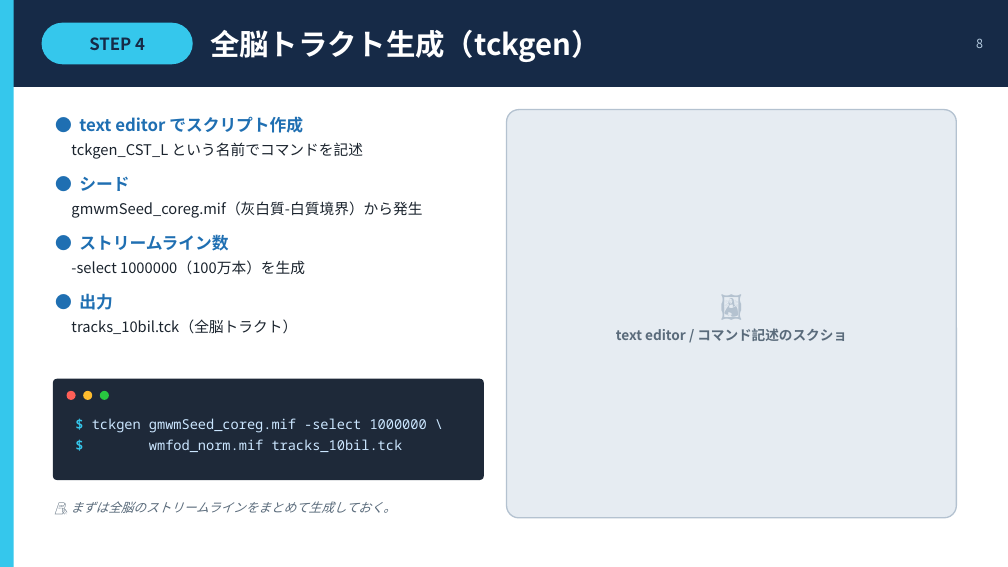
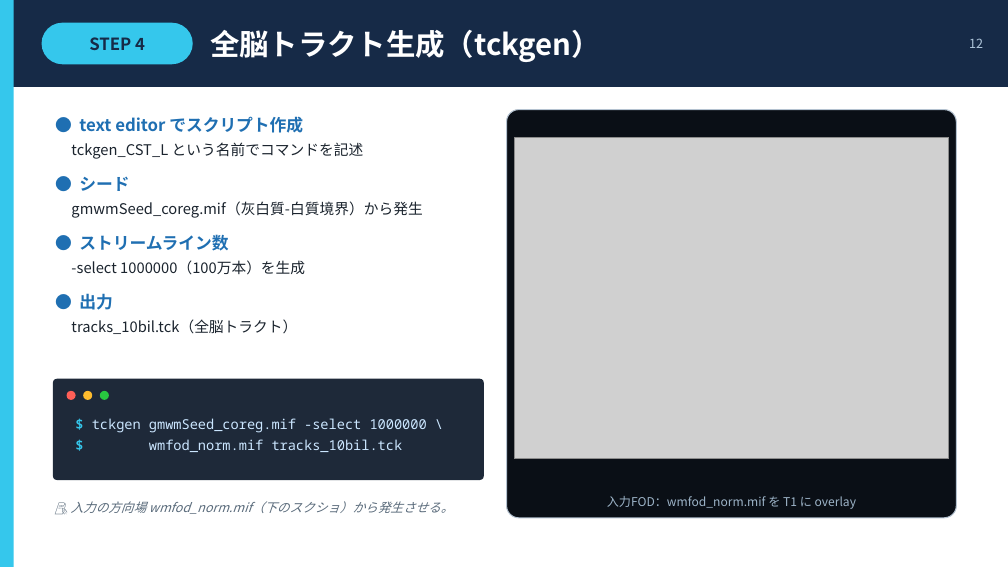
Before and after one commit to tiankevin02/Kevin-Email-AI, a slide deck: slide 12 of slides/CST_tractography_slides.pptx (slide 8 before the commit). Drawn at 1008x567 pixels with LibreOffice and Linux fonts; fonts in the diff are those of the drawing; grey boxes stand for pictures. Boxes give left, top, right and bottom in pixels: in the first picture for what was removed or moved away, otherwise in the second. Text is boxed around its words. In the diff, an @@ line names an element or a change of style, - is before the commit and + after.

```diff
--- a/slides/CST_tractography_slides.pptx
+++ b/slides/CST_tractography_slides.pptx
@@ text at bbox=[969, 38, 983, 48]: text changed @@
-8
+12
@@ rounded rectangle at bbox=[507, 110, 957, 518]: fill #E6ECF2 to #0A0F16; outline #B4C2D0 1.25 pt to #B4C2D0 1 pt @@
@@ picture added at bbox=[514, 137, 949, 458] @@
@@ text removed at bbox=[616, 328, 847, 341] @@
-🖼
-text editor / コマンド記述のスクショ
@@ text at bbox=[71, 501, 453, 514]: text changed @@
-📝 まずは全脳のストリームラインをまとめて生成しておく。
+📝 入力の方向場 wmfod_norm.mif（下のスクショ）から発生させる。
@@ text added at bbox=[607, 496, 856, 509], 11.5 pt, text #9DB4C8 @@
+入力FOD：wmfod_norm.mif を T1 に overlay
```
Also in this commit, not shown: 8 other slides changed, 5 slides added, 1 slide removed, 11 other files.
